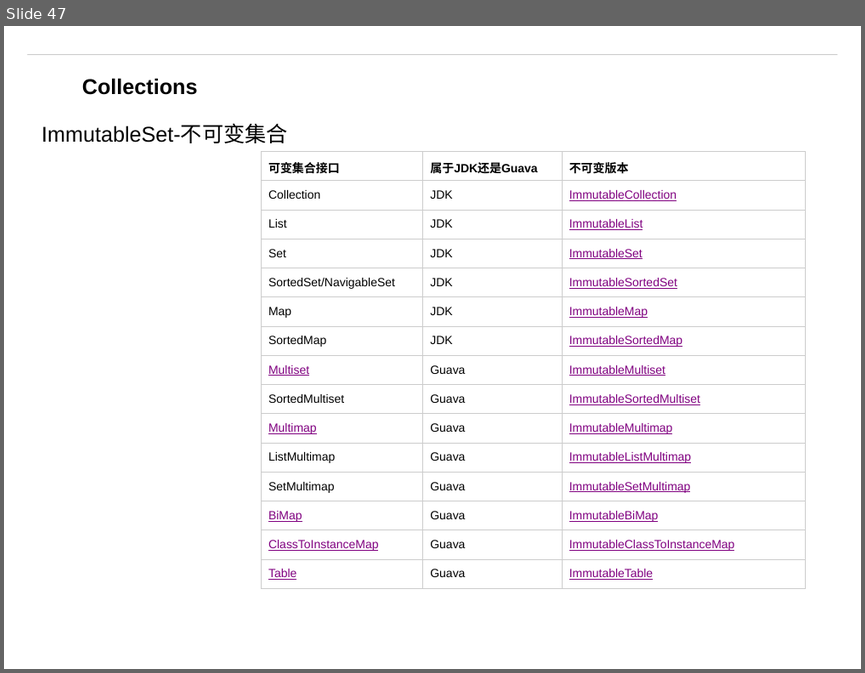
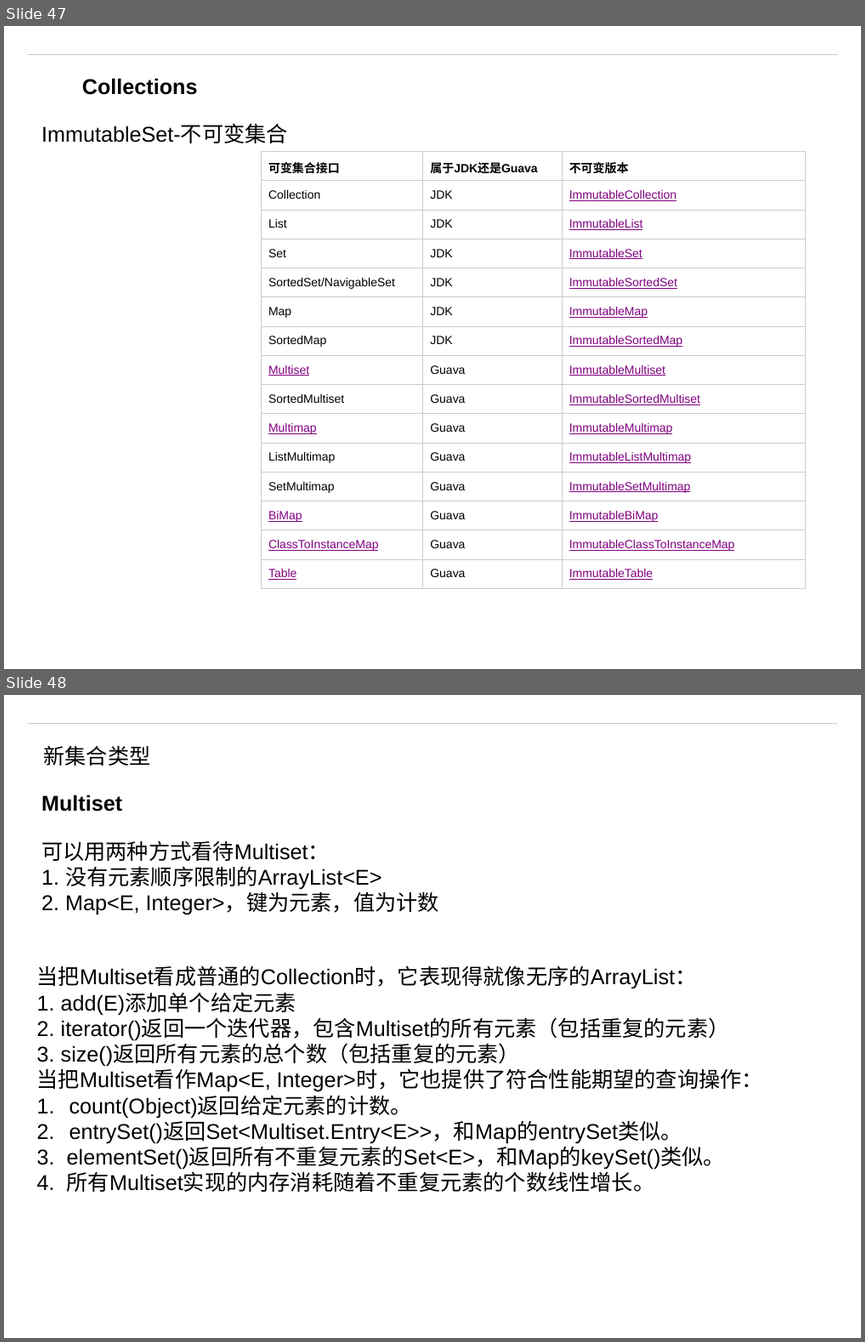
Before and after one commit to matt19870107/Guava, a slide deck: Guava.pptm. Shown one above the other, each under a label of ours: slide 47 before the commit, slides 47 and 48 after it. The pictures are 865x673 and 865x1342 pixels, drawn with LibreOffice and Linux fonts; fonts in the diff are those of the drawing; background and template pictures are left out. Boxes give left, top, right and bottom in pixels: in the first picture for what was removed or moved away, otherwise in the second. Text is boxed around its words. In the diff, an @@ line names an element or a change of style, - is before the commit and + after.

Commit message:
multiset

```diff
--- a/Guava.pptm
+++ b/Guava.pptm
@@ slide 48 added at (x1=4, y1=695, x2=861, y2=1338), background #FFFFFF; not listed: 1 template element that a slide beside it also shows @@
@@ text added at (x1=44, y1=746, x2=151, y2=766), 18 pt, text #000000 @@
+新集合类型
@@ text added at (x1=41, y1=794, x2=122, y2=811), 18 pt, text #000000, bold @@
+Multiset
@@ text added at (x1=41, y1=841, x2=439, y2=915), 18 pt, text #000000 @@
+可以用两种方式看待Multiset：
+1. 没有元素顺序限制的ArrayList<E>
+2. Map<E, Integer>，键为元素，值为计数
@@ text added at (x1=37, y1=965, x2=763, y2=1191), 18 pt, text #000000 @@
+当把Multiset看成普通的Collection时，它表现得就像无序的ArrayList：
+1. add(E)添加单个给定元素
+2. iterator()返回一个迭代器，包含Multiset的所有元素（包括重复的元素）
+3. size()返回所有元素的总个数（包括重复的元素）
+当把Multiset看作Map<E, Integer>时，它也提供了符合性能期望的查询操作：
+1. count(Object)返回给定元素的计数。
+2. entrySet()返回Set<Multiset.Entry<E>>，和Map的entrySet类似。
+3. elementSet()返回所有不重复元素的Set<E>，和Map的keySet()类似。
+4. 所有Multiset实现的内存消耗随着不重复元素的个数线性增长。
```
Also in this commit, not shown: 3 other slides added, 6 other files.
